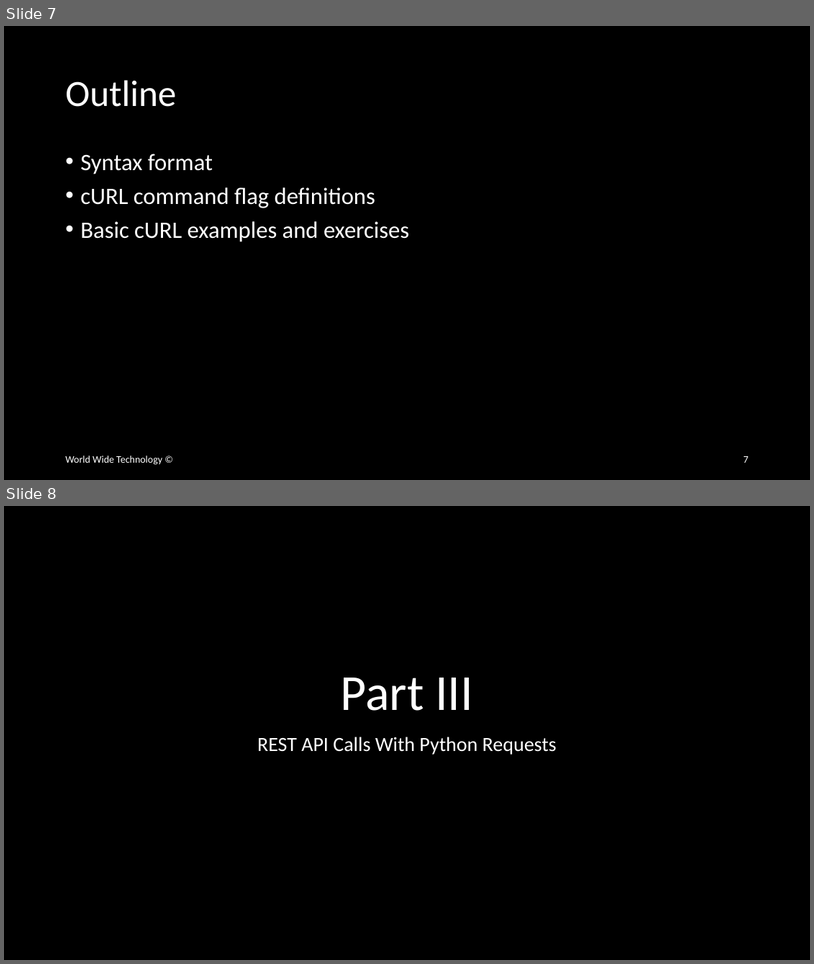
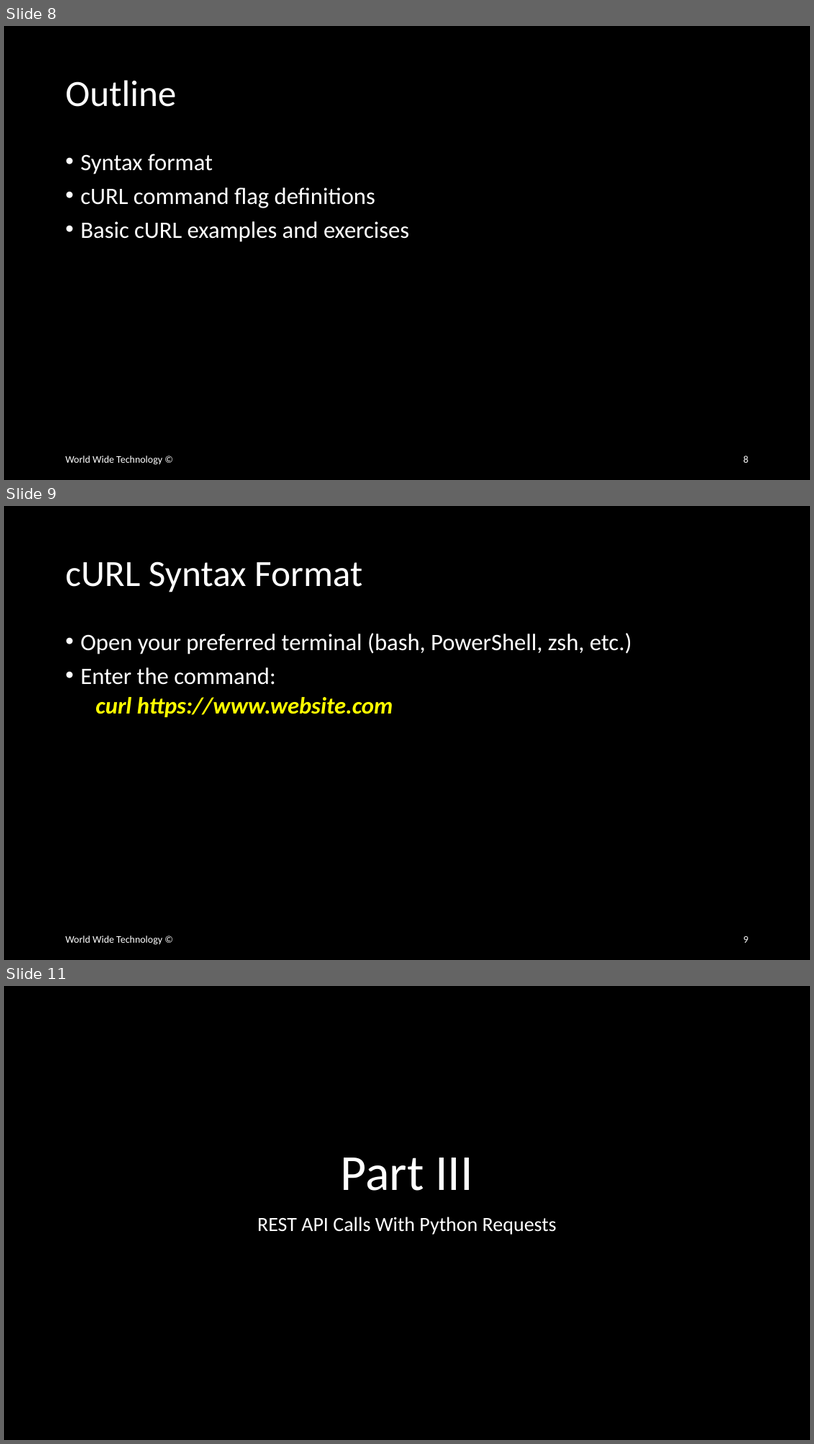
Before and after one commit to wwt/curl-requests-foundations, a slide deck: curl-requests-foundations.pptx. Shown one above the other, each under a label of ours: slides 7 and 8 before the commit, slides 8, 9 and 11 after it; the slides between them are not shown. The pictures are 814x964 and 814x1444 pixels, drawn with LibreOffice and Linux fonts; fonts in the diff are those of the drawing. Boxes give left, top, right and bottom in pixels: in the first picture for what was removed or moved away, otherwise in the second. Text is boxed around its words. In the diff, an @@ line names an element or a change of style, - is before the commit and + after.

Commit message:
Started cURL command flags, added slide with outline for instructions to start the Docker development environment

```diff
--- a/curl-requests-foundations.pptx
+++ b/curl-requests-foundations.pptx
@@ slide 9 added at (x1=4, y1=506, x2=810, y2=960), background #000000 @@
@@ title added at (x1=65, y1=561, x2=363, y2=592), 44 pt, text #FFFFFF @@
+cURL Syntax Format
@@ text added at (x1=80, y1=633, x2=633, y2=717), 28 pt, text #FFFFFF @@
+• Open your preferred terminal (bash, PowerShell, zsh, etc.)
+• Enter the command:
+  curl https://www.website.com
@@ text added at (x1=65, y1=935, x2=162, y2=944), 12 pt, text #FFFFFF @@
+World Wide Technology ©
@@ page number added at (x1=743, y1=936, x2=748, y2=942), 12 pt, text #FFFFFF @@
+9
@@ what was slide 7 is now slide 8 @@
@@ page number at (x1=743, y1=455, x2=748, y2=462): text changed @@
-7
+8
@@ what was slide 8 is now slide 11 @@
```
Also in this commit, not shown: 2 other slides added.
